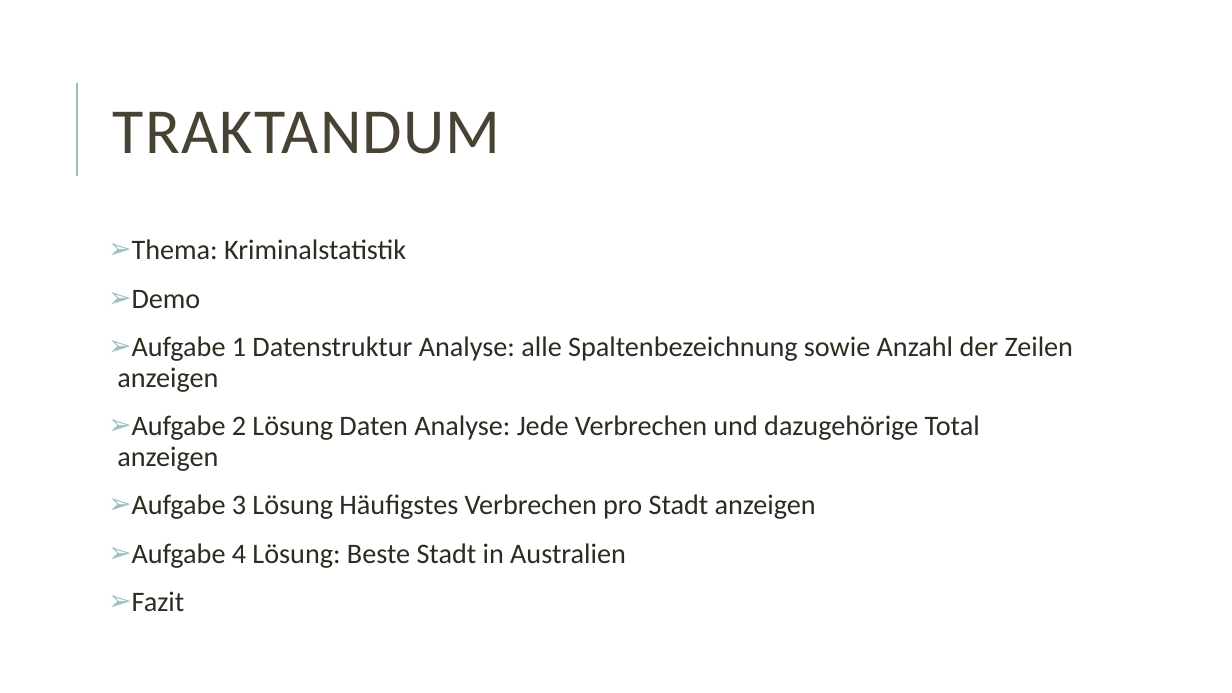
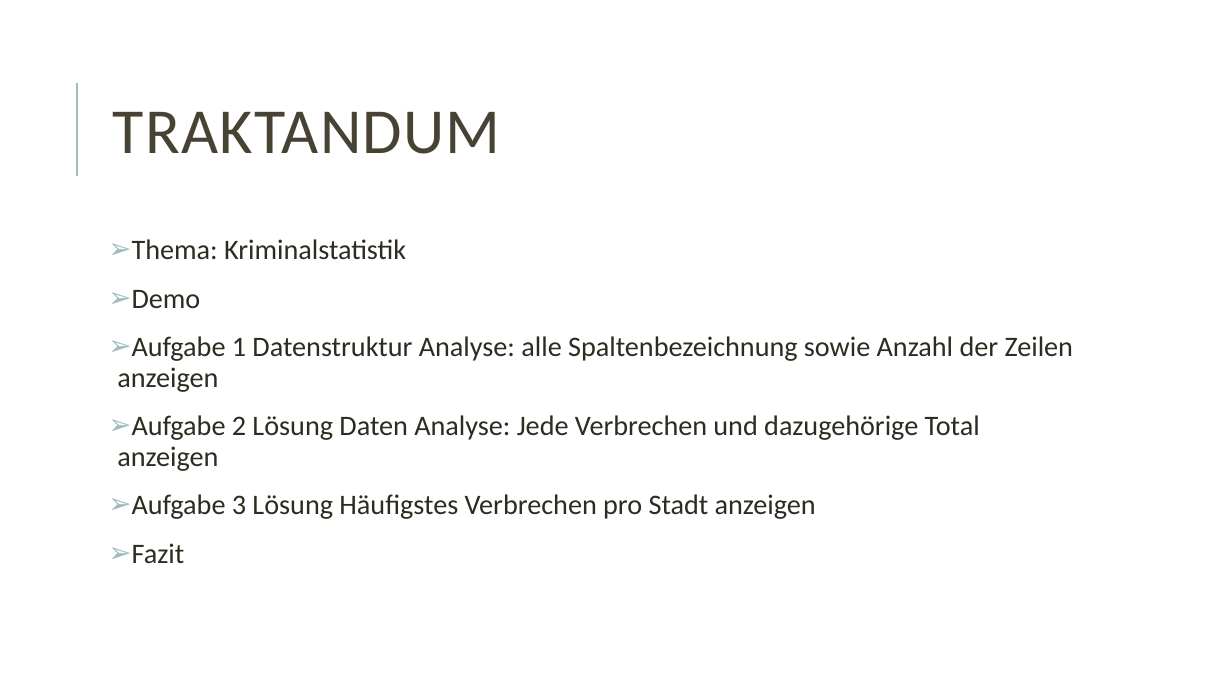
Before and after one commit to xXx-DoMoDo-xXx/bashscripting_crime, a slide deck: slide 2 of Bash-scripting-crime-statistic.pptx. Drawn at 1232x693 pixels with LibreOffice and Linux fonts; fonts in the diff are those of the drawing. Boxes give left, top, right and bottom in pixels: in the first picture for what was removed or moved away, otherwise in the second. Text is boxed around its words. In the diff, an @@ line names an element or a change of style, - is before the commit and + after.

```diff
--- a/Bash-scripting-crime-statistic.pptx
+++ b/Bash-scripting-crime-statistic.pptx
@@ text at [132,543,626,568]: paragraph removed @@
-➢ Aufgabe 4 Lösung: Beste Stadt in Australien
```
Also in this commit, not shown: 1 other slide changed, 1 slide added, 1 slide removed, 1 other file.
